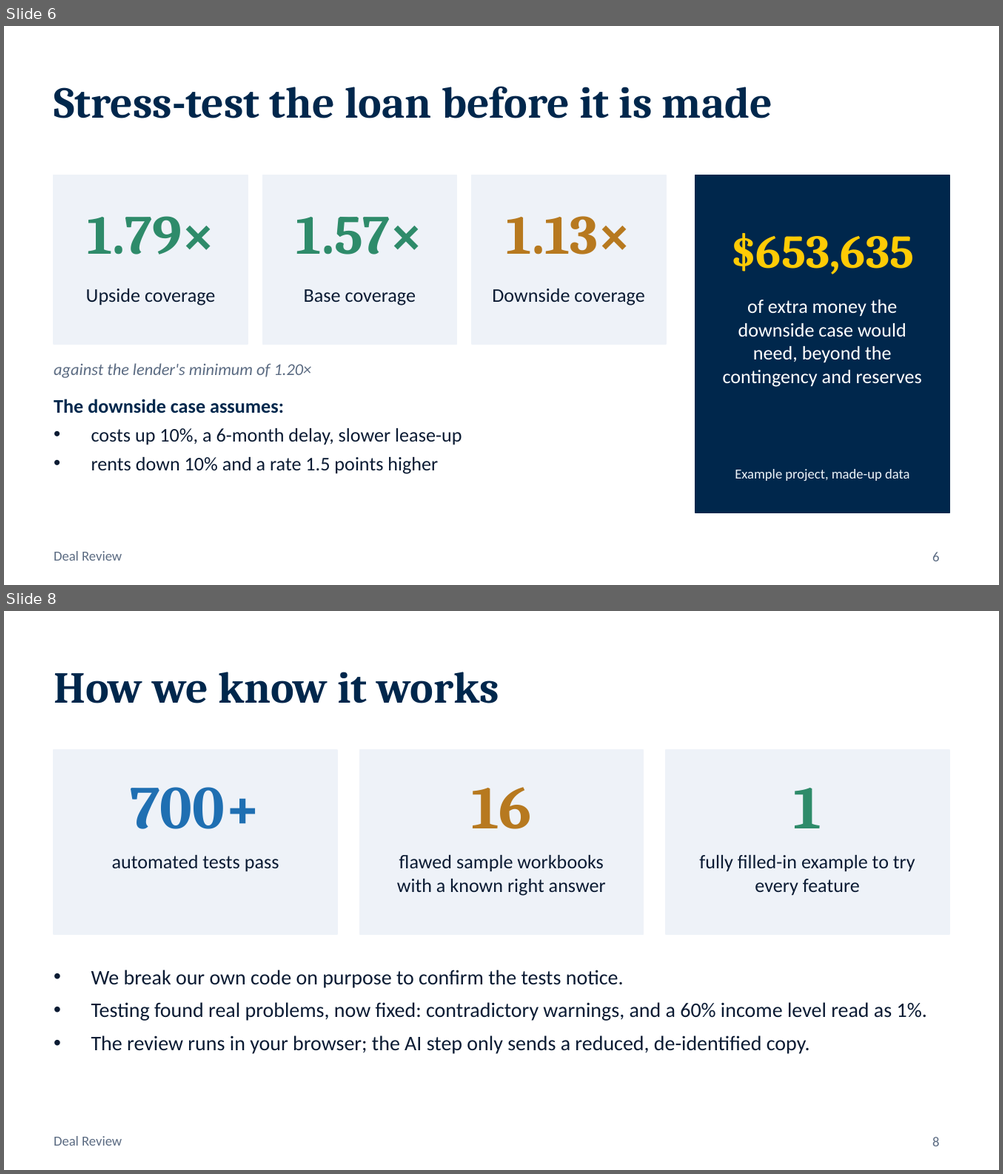
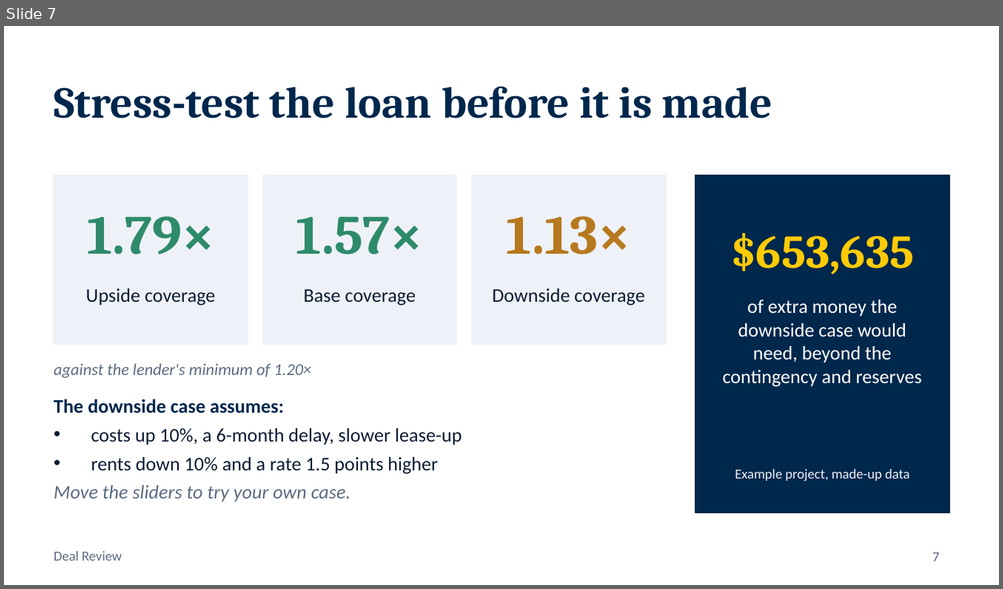
Before and after one commit to Ross-Business-Tech/Urge-Project-2, a slide deck: docs/Deal-Review-Presentation.pptx. Shown one above the other, each under a label of ours: slides 6 and 8 before the commit, slide 7 after it; the slides between them are not shown. The pictures are 1003x1174 and 1003x589 pixels, drawn with LibreOffice and Linux fonts; fonts in the diff are those of the drawing. Boxes give left, top, right and bottom in pixels: in the first picture for what was removed or moved away, otherwise in the second. Text is boxed around its words. In the diff, an @@ line names an element or a change of style, - is before the commit and + after.

```diff
--- a/docs/Deal-Review-Presentation.pptx
+++ b/docs/Deal-Review-Presentation.pptx
@@ slide 8 removed at <box>4,611,999,1170</box>, background #FFFFFF; not listed: 1 template element that a slide beside it also shows @@
@@ title removed at <box>54,672,499,703</box> @@
-How we know it works
@@ rectangle removed at <box>54,750,337,934</box> @@
@@ rectangle removed at <box>360,750,643,934</box> @@
@@ rectangle removed at <box>666,750,949,934</box> @@
@@ text removed at <box>130,787,261,829</box> @@
-700+
@@ text removed at <box>471,787,532,829</box> @@
-16
@@ text removed at <box>793,788,821,829</box> @@
-1
@@ text removed at <box>112,855,279,872</box> @@
-automated tests pass
@@ text removed at <box>397,855,606,896</box> @@
-flawed sample workbooks with a known right answer
@@ text removed at <box>699,855,915,896</box> @@
-fully filled-in example to try every feature
@@ text removed at <box>91,970,927,1054</box> @@
-• We break our own code on purpose to confirm the tests notice.
-• Testing found real problems, now fixed: contradictory warnings, and a 60% income level read as 1%.
-• The review runs in your browser; the AI step only sends a reduced, de-identified copy.
@@ page number removed at <box>932,1137,939,1147</box> @@
-8
@@ what was slide 6 is now slide 7 @@
@@ slide 7 changed as well @@
@@ text at <box>54,486,350,502</box>: paragraph added @@
+Move the sliders to try your own case.
@@ page number at <box>932,553,939,562</box>: text changed @@
-6
+7
```
Also in this commit, not shown: 2 other slides changed, 5 slides added, 4 other slides removed, 1 other file.
